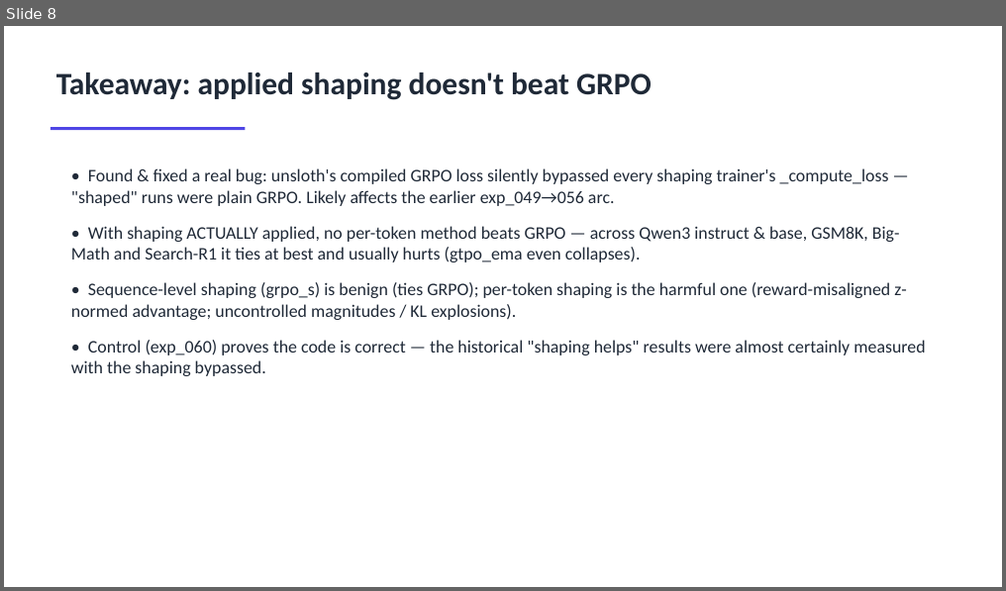
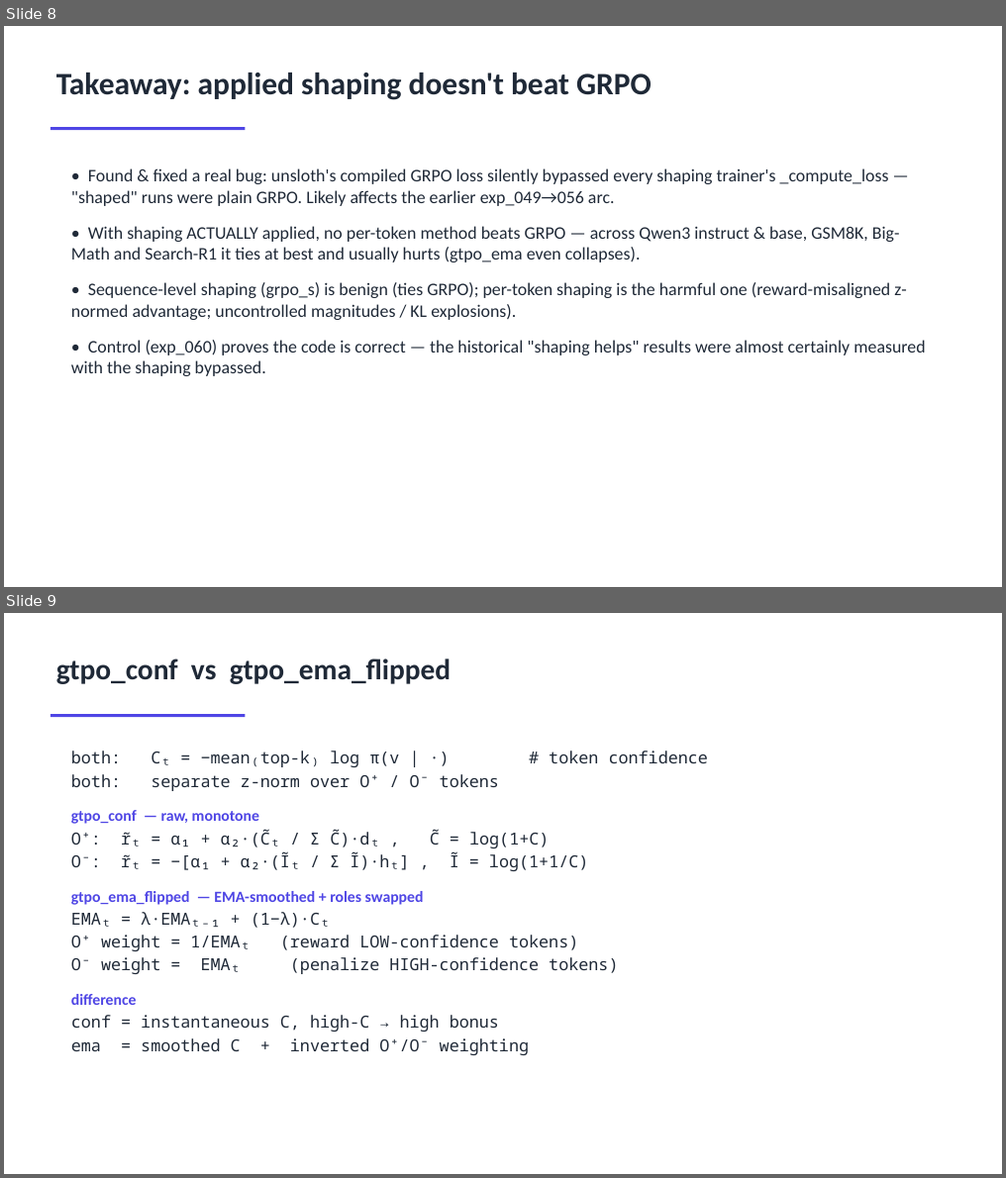
Before and after one commit to bliskavets/aiim_research, a slide deck: presentations/weekly_update_2026_06_18/weekly_update_2026_06_18.pptx. Shown one above the other, each under a label of ours: slide 8 before the commit, slides 8 and 9 after it. The pictures are 1006x591 and 1006x1178 pixels, drawn with LibreOffice and Linux fonts; fonts in the diff are those of the drawing. Boxes give left, top, right and bottom in pixels: in the first picture for what was removed or moved away, otherwise in the second. Text is boxed around its words. In the diff, an @@ line names an element or a change of style, - is before the commit and + after.

Commit message:
presentations: +2 formula slides — gtpo_conf vs gtpo_ema_flipped, length-penalty hack
Slide 8: method difference (token confidence C; conf=raw monotone weighting vs
ema_flipped=EMA-smoothed + swapped O+/O- roles), formulas only.
Slide 9: length-penalty hack for gtpo_ema_flipped's length explosion (O+ bonus
~1/EMA(C) farms length) — soft seq-reward penalty + length-normalized bonus.

```diff
--- a/presentations/weekly_update_2026_06_18/weekly_update_2026_06_18.pptx
+++ b/presentations/weekly_update_2026_06_18/weekly_update_2026_06_18.pptx
@@ slide 9 added at <box>4,613,1002,1174</box>, background #FFFFFF @@
@@ text added at <box>56,659,450,684</box>, 28 pt, text #1F2937, bold @@
+gtpo_conf vs gtpo_ema_flipped
@@ rectangle added at <box>51,714,245,717</box>, fill #4F46E5 @@
@@ text added at <box>71,751,618,1056</box>, 16 pt, text #1F2937 @@
+both: Cₜ = −mean₍top-k₎ log π(v | ·) # token confidence
+both: separate z-norm over O⁺ / O⁻ tokens
+gtpo_conf — raw, monotone
+O⁺: r̃ₜ = α₁ + α₂·(C̃ₜ / Σ C̃)·dₜ , C̃ = log(1+C)
+O⁻: r̃ₜ = −[α₁ + α₂·(Ĩₜ / Σ Ĩ)·hₜ] , Ĩ = log(1+1/C)
+gtpo_ema_flipped — EMA-smoothed + roles swapped
+EMAₜ = λ·EMAₜ₋₁ + (1−λ)·Cₜ
+O⁺ weight = 1/EMAₜ (reward LOW-confidence tokens)
+O⁻ weight = EMAₜ (penalize HIGH-confidence tokens)
+difference
+conf = instantaneous C, high-C → high bonus
+ema = smoothed C + inverted O⁺/O⁻ weighting
```
Also in this commit, not shown: 1 other slide added, 1 other file.
